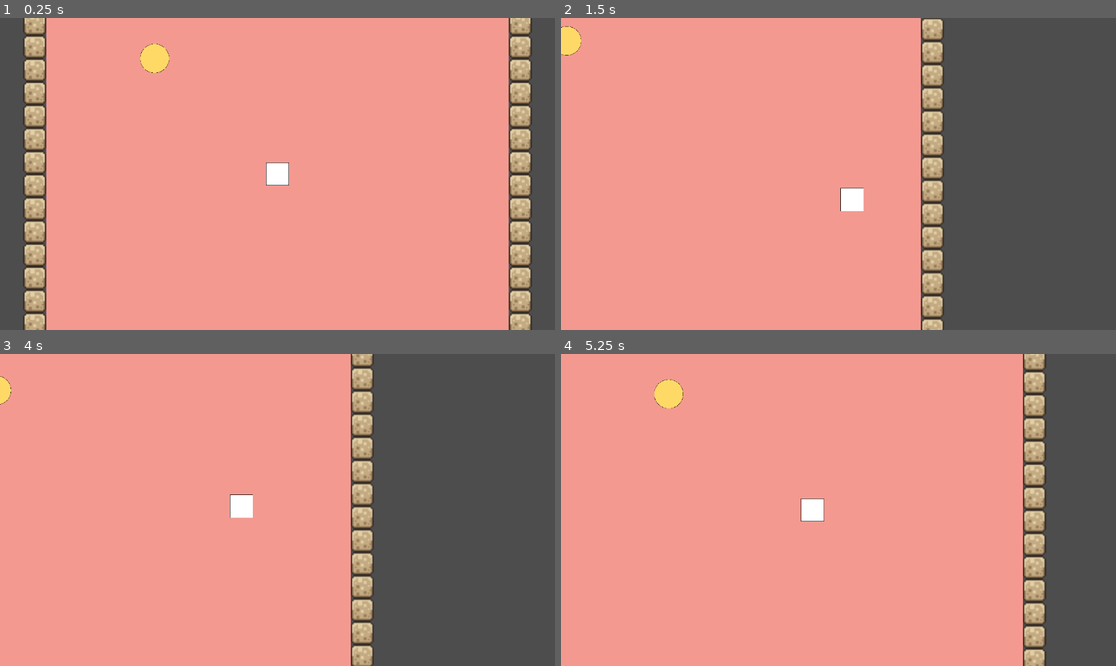
Above: before the commit, frames 1-4 (two rows, left to right).
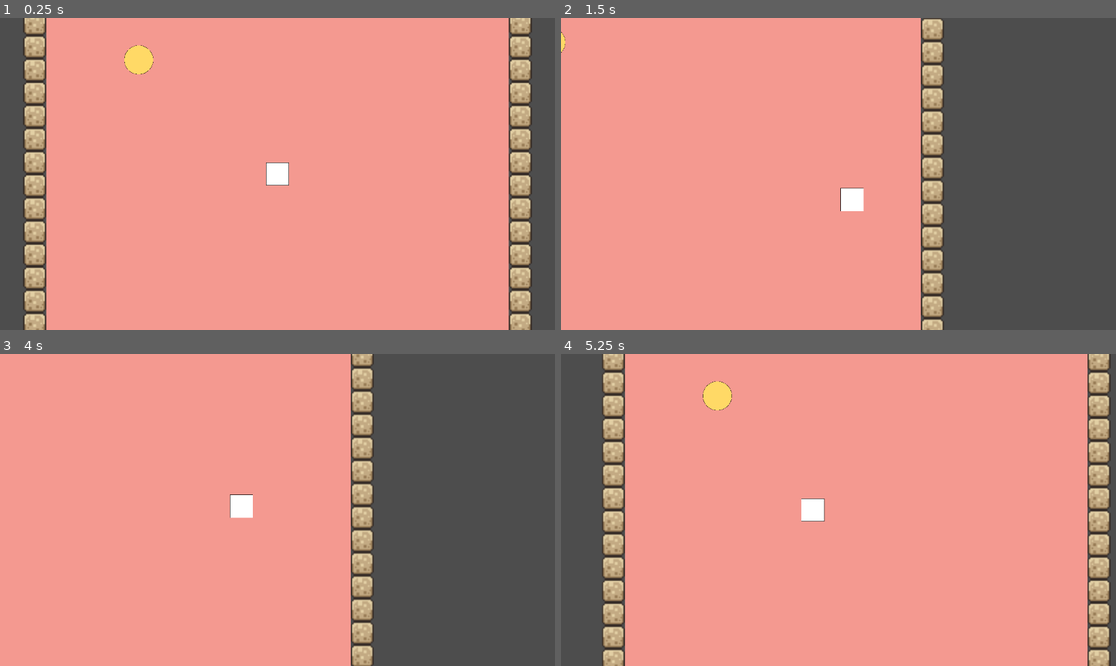
Above: after the commit, the same moments.

Repository: chapmanet/chapmanet-dewildl-godot-game
Game: Godot game, scene res://scenes/game.tscn
The game is run twice, just before and just after one commit, with the same random seed, the same clock (stepped at 60 frames per second) and the same inputs.
Inputs (mouse positions are in pixels of both pictures, inside the frame that each line leads up to):
- Up to frame 1 (0.25 s): no input
- Up to frame 2 (1.5 s): tap Enter at 0.5 s; hold Right (right) 0.53-1.28 s; hold E (interact) 0.53-1.28 s; hold S (down) from 1.28 s (still down); tap E (interact) at 1.35 s
- Up to frame 3 (4 s): release S (down) at 2.03 s; hold Right (right) 2.03-2.78 s; hold E (interact) 2.03-2.78 s; hold W (up) 2.78-3.53 s; tap E (interact) at 2.85 s; hold Left (left) from 3.53 s (still down); hold E (interact) from 3.53 s (still down)
- Up to frame 4 (5.25 s): tap Escape (menu) at 4.15 s; release Left (left) at 4.25 s; release E (interact) at 4.25 s; click (838, 491) at 4.25 s, where only the run after the commit has a clickable "Restart"; hold Left (left) from 5.03 s (still down); tap E (interact) at 5.1 s

The runs differ from the first frame. In frame 1, 0.5% of the frame differs, in the area x 22-31%, y 8-19%; in frame 2, 0.3%; in frame 3, 0.1%; in frame 4, 28%, in the area x 0-99%, y 0-100%.

Commit message:
finished restart, cleaned up

Diff:
--- a/space-station-game/pause_menu.gd
+++ b/space-station-game/pause_menu.gd
@@ -24,5 +24,4 @@
 
 func _unhandled_key_input(event: InputEvent) -> void:
 	if event.is_action_pressed("menu"):
-		print("menu")
 		toggle_menu()
--- a/space-station-game/scenes/coin.gd
+++ b/space-station-game/scenes/coin.gd
@@ -8,7 +8,7 @@
 
 
 func _on_interact():
-	if sprite_2d.frame == 0:
-		interactable.is_interactable = false
-		queue_free()
-		print("the player gained 1 coin")
+	print("interact 2")
+	interactable.is_interactable = false
+	queue_free()
+	print("the player gained 1 coin")
--- a/space-station-game/scenes/game.tscn
+++ b/space-station-game/scenes/game.tscn
@@ -1,10 +1,13 @@
-[gd_scene load_steps=3 format=3 uid="uid://h17l0js6d8pc"]
+[gd_scene load_steps=4 format=3 uid="uid://h17l0js6d8pc"]
 
 [ext_resource type="PackedScene" uid="uid://cctkuhsexvoha" path="res://scenes/level_1.tscn" id="1_uwrxv"]
 [ext_resource type="PackedScene" uid="uid://bve62kafgwhbh" path="res://scenes/player.tscn" id="2_yqjtg"]
+[ext_resource type="PackedScene" uid="uid://bbqtvdppvkril" path="res://ui.tscn" id="3_lnu2h"]
 
 [node name="Game" type="Node2D"]
 
 [node name="Level 1" parent="." instance=ExtResource("1_uwrxv")]
 
 [node name="Player" parent="." instance=ExtResource("2_yqjtg")]
+
+[node name="UI" parent="." instance=ExtResource("3_lnu2h")]
--- a/space-station-game/scenes/interacting_component.gd
+++ b/space-station-game/scenes/interacting_component.gd
@@ -13,6 +13,10 @@
 
 			can_interact = true
 
+func _process(_delta: float) -> void:
+	if current_interactions and can_interact:
+		current_interactions.sort_custom(_sort_by_nearest)
+
 
 func _sort_by_nearest(area1, area2):
 	var area1_dist = global_position.distance_to(area1.global_position)
--- a/space-station-game/scenes/level_1.tscn
+++ b/space-station-game/scenes/level_1.tscn
@@ -144,5 +144,5 @@
 tile_map_data = PackedByteArray("AAD/////AAACAAkAAAAAAP//AAACAAkAAAAAAAAAAAACAAkAAAD//wAAAAACAAkAAAD+//7/AAACAAkAAAD+// …(7664 unchanged characters)…
 tile_set = SubResource("TileSet_rus8k")
 
-[node name="Area2D" parent="." instance=ExtResource("2_bswci")]
-position = Vector2(-85, -80)
+[node name="Coin" parent="." instance=ExtResource("2_bswci")]
+position = Vector2(-96, -79)
--- a/space-station-game/ui.tscn
+++ b/space-station-game/ui.tscn
@@ -13,6 +13,7 @@
 grow_vertical = 2
 size_flags_horizontal = 4
 size_flags_vertical = 4
+color = Color(0, 0, 0, 0.286275)
 script = ExtResource("1_fyqef")
 
 [node name="VBoxContainer" type="VBoxContainer" parent="PauseMenu"]
Empty file removed: space-station-game/scenes/interact_label.gd
Not shown, removed: space-station-game/scenes/interact_label.gd.uid
Empty file removed: space-station-game/scenes/label.gd
Not shown, removed: space-station-game/scenes/label.gd.uid
